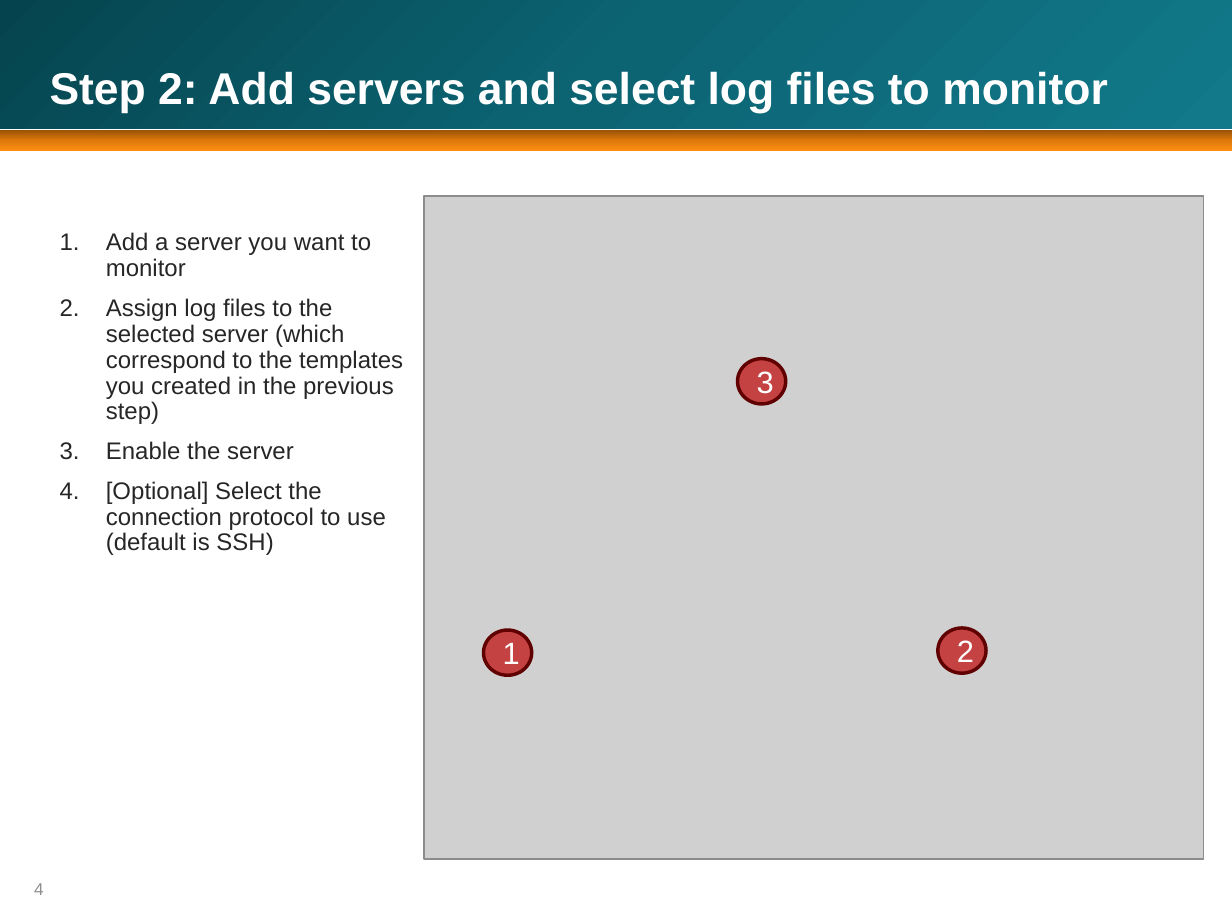
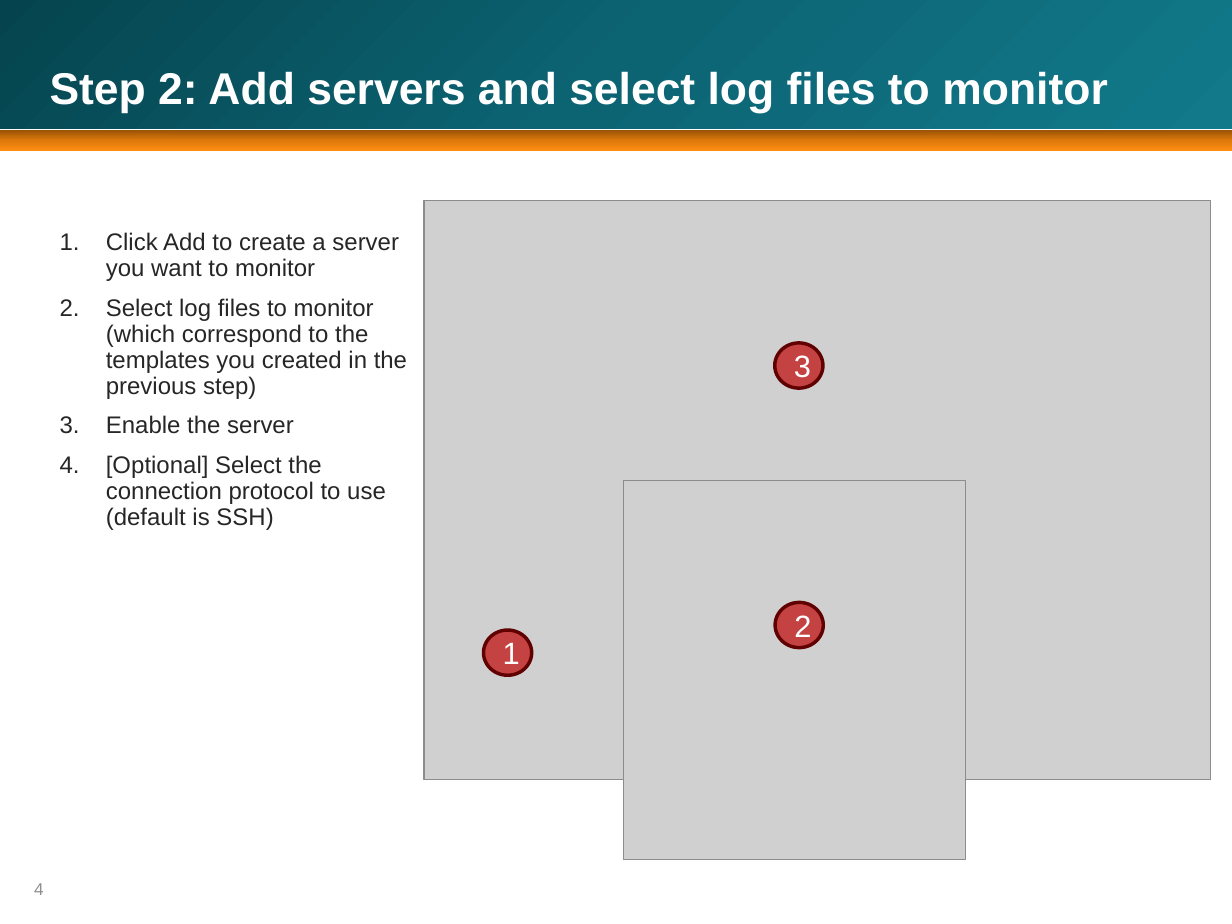
Before and after one commit to gravufo/LogFilter, a slide deck: slide 4 of TestMonitoringTool.pptx. Drawn at 1232x924 pixels with LibreOffice and Linux fonts; fonts in the diff are those of the drawing; grey boxes stand for pictures; background and template pictures are left out. Boxes give left, top, right and bottom in pixels: in the first picture for what was removed or moved away, otherwise in the second. Text is boxed around its words. In the diff, an @@ line names an element or a change of style, - is before the commit and + after.

Commit message:
Sync with main SVN repo.
New features include alarm monitoring, alarm filtering, Find (CTRL-F)
and other minor improvements.

```diff
--- a/TestMonitoringTool.pptx
+++ b/TestMonitoringTool.pptx
@@ picture: place and size @@
-picture at box(424, 196, 1204, 859)
+picture at box(424, 201, 1211, 780)
@@ text at box(106, 232, 407, 399): text changed @@
-1. Add a server you want to monitor
-2. Assign log files to the selected server (which correspond to the templates you created in the previous step)
+1. Click Add to create a server you want to monitor
+2. Select log files to monitor (which correspond to the templates you created in the previous step)
@@ ellipse "3": place and size @@
-ellipse "3" at box(738, 359, 786, 404)
+ellipse "3" at box(775, 342, 823, 388)
@@ picture added at box(623, 480, 965, 860) @@
@@ ellipse "2": place and size @@
-ellipse "2" at box(938, 628, 986, 674)
+ellipse "2" at box(775, 602, 823, 648)
```
Also in this commit, not shown: 6 other slides changed, 23 other files.
